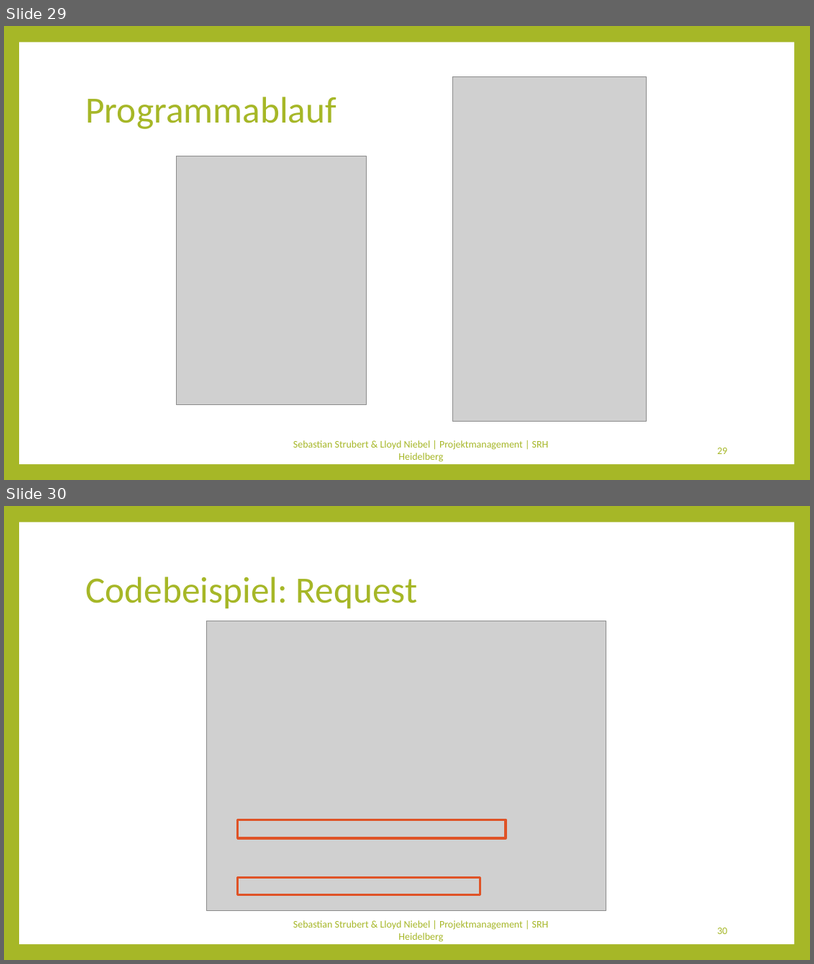
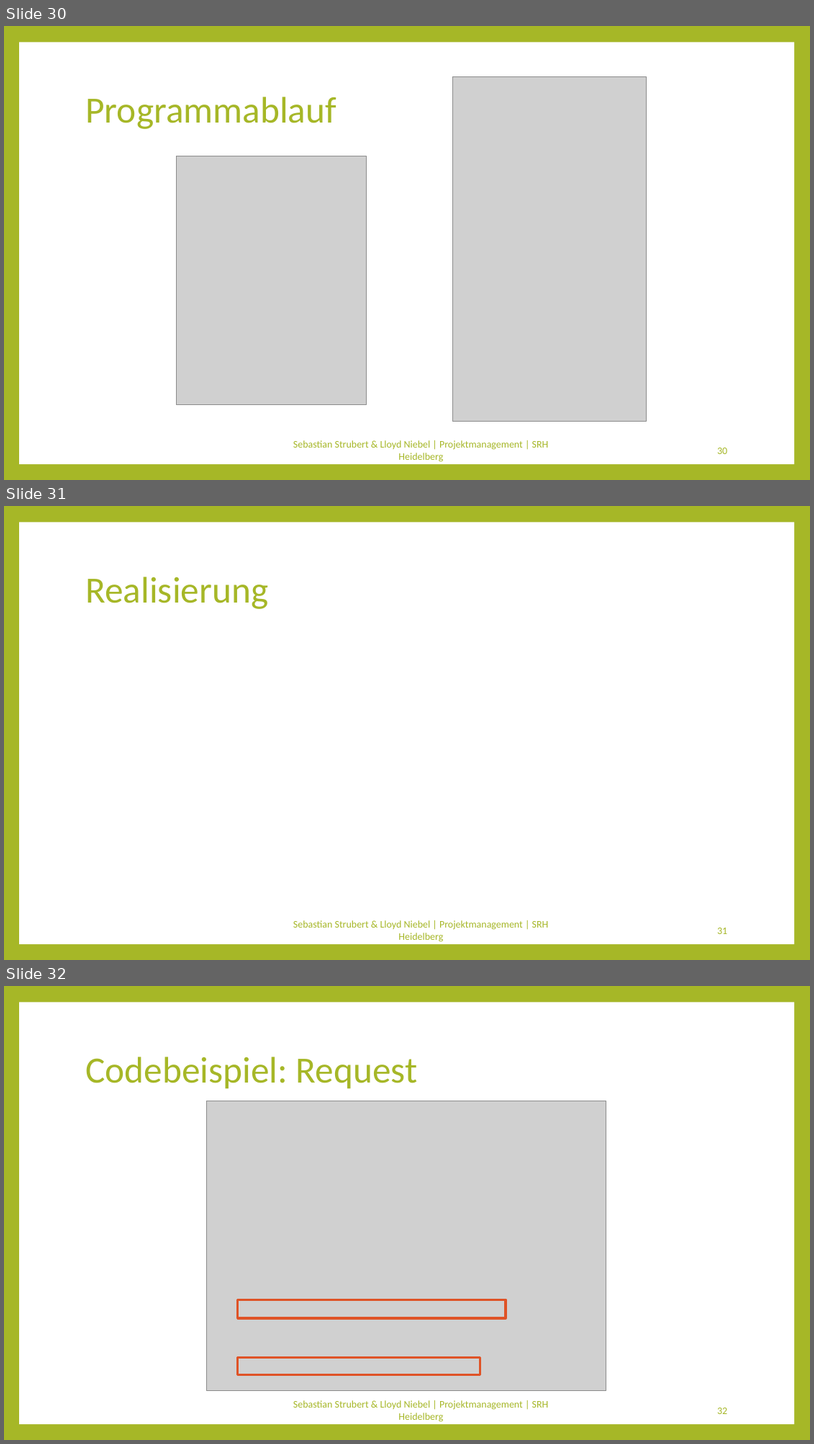
Before and after one commit to Kulu-M/KanBan-App, a slide deck: KanBan-App/Documents/Abschlusspräsentation/Projektmanagement.pptx. Shown one above the other, each under a label of ours: slides 29 and 30 before the commit, slides 30, 31 and 32 after it. The pictures are 814x964 and 814x1444 pixels, drawn with LibreOffice and Linux fonts; fonts in the diff are those of the drawing; grey boxes stand for pictures. Boxes give left, top, right and bottom in pixels: in the first picture for what was removed or moved away, otherwise in the second. Text is boxed around its words. In the diff, an @@ line names an element or a change of style, - is before the commit and + after.

```diff
--- a/KanBan-App/Documents/Abschlusspräsentation/Projektmanagement.pptx
+++ b/KanBan-App/Documents/Abschlusspräsentation/Projektmanagement.pptx
@@ slide 31 added at (x1=4, y1=506, x2=810, y2=960), background #A6B727; not listed: 1 template element that a slide beside it also shows @@
@@ title added at (x1=85, y1=577, x2=268, y2=609), 44 pt, text #A6B727 @@
+Realisierung
@@ text added at (x1=293, y1=920, x2=549, y2=942), 12 pt, text #A6B727 @@
+Sebastian Strubert & Lloyd Niebel | Projektmanagement | SRH Heidelberg
@@ page number added at (x1=718, y1=927, x2=728, y2=934), 12 pt, text #A6B727 @@
+31
@@ what was slide 29 is now slide 30 @@
@@ page number at (x1=718, y1=447, x2=728, y2=454): text changed @@
-29
+30
@@ what was slide 30 is now slide 32 @@
@@ page number at (x1=718, y1=1407, x2=728, y2=1414): text changed @@
-30
+32
```
Also in this commit, not shown: 3 slides changed, 1 other slide added.
